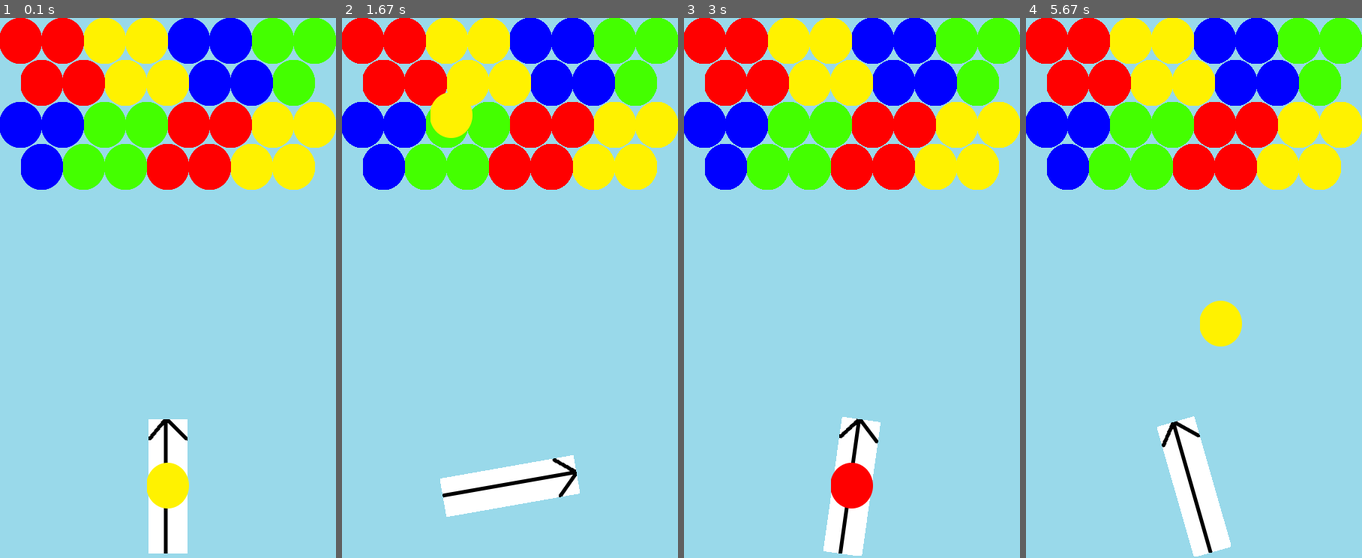
Above: before the commit, frames 1-4 (left to right).
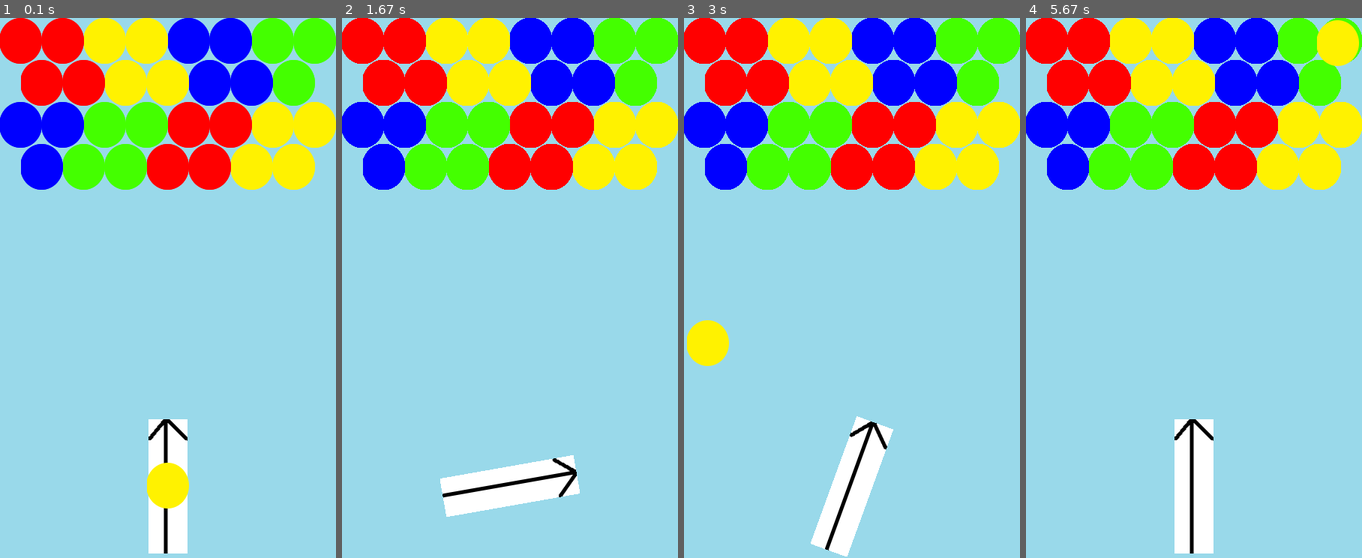
Above: after the commit, the same moments.

Repository: baehunsang/Python_ex
Game: pygame game, started from pygame/frame.py
Same seed, same stepped clock (60 frames per second), same inputs: the game is played once before the commit and once after it.
Inputs:
- Up to frame 1 (0.1 s): no input
- Up to frame 2 (1.67 s): tap Space at 0.33, 0.73, 1.03, 1.23, 1.53 s; hold Right 0.67-1.13 s; hold Right 1.17-1.63 s
- Up to frame 3 (3 s): hold Left 1.67-2.2 s; tap Space at 1.73, 2.03, 2.3, 2.6, 2.73 s; hold Left 2.23-2.63 s; hold Right from 2.67 s (still down)
- Up to frame 4 (5.67 s): tap Space at 3.03, 3.4, 3.7, 3.9, 4.2, 4.4, 4.7, 4.9, 5.2, 5.47 s; release Right at 3.3 s; hold Left 3.33-3.8 s; hold Right 3.83-4.3 s; hold Right 4.33-4.8 s; hold Left 4.83-5.37 s; hold Left from 5.4 s (still down)

The runs differ from the first frame. In frame 1, 0.9% of the frame differs, in the area x 0-100%, y 0-32%; in frame 2, 0.8%; in frame 3, 3.3%; in frame 4, 3.7%, in the area x 39-100%, y 0-100%.

Commit message:
11. Modify movement with frame rate

Diff:
--- a/pygame/frame.py
+++ b/pygame/frame.py
@@ -9,11 +9,12 @@
 BUBBLE_HEIGHT = 62
 SCREEN_WIDTH = 448
 SCREEN_HEIGHT = 720
-ANGLE_SPEED = 2.0
+ANGLE_SPEED = 0.1
 MAX_RIGHT_ANGLE = 10
 MAX_LEFT_ANGLE = 170
 POINTER_POSITION = (SCREEN_WIDTH // 2, 624)
-BUBBLE_SPEED = 18
+BUBBLE_SPEED = 0.5
+FPS = 30
 RED = 0
 YELLOW = 1
 BLUE = 2
@@ -91,8 +92,8 @@
     def stop_right_direction(self):
         self.right_difference_of_angle = 0
 
-    def rotate(self):
-        self.angle = self.angle + self.right_difference_of_angle + self.left_difference_of_angle
+    def rotate(self, df):
+        self.angle = self.angle + (self.right_difference_of_angle + self.left_difference_of_angle) * df
         if self.angle <= MAX_RIGHT_ANGLE:
             self.angle = MAX_RIGHT_ANGLE
 
@@ -121,12 +122,12 @@
         self.angle = angle
         self.rad_angle = math.radians(self.angle)
 
-    def move(self):
+    def move(self, df):
         difference_x = BUBBLE_SPEED * math.cos(self.rad_angle)
         difference_y = -BUBBLE_SPEED * math.sin(self.rad_angle)
 
-        self.rect.x += difference_x
-        self.rect.y += difference_y
+        self.rect.x += difference_x * df
+        self.rect.y += difference_y * df
 
         if self.rect.left < 0 or self.rect.right > SCREEN_WIDTH:
             self.set_angle(180 - self.angle)
@@ -236,7 +237,7 @@
     def set_game_loop(self):
         self.map.setup()
         while self.running:
-            self.set_frame_rate()
+            self.df = self.set_frame_rate()
 
             self.revolve_bubble()
 
@@ -253,8 +254,8 @@
             pygame.display.update()
 
     def set_frame_rate(self):
-        frame_rate = 60
-        self.clock.tick(frame_rate)
+        frame_rate = FPS
+        return self.clock.tick(frame_rate)
 
     def revolve_bubble(self):
         if not self.current_bubble:
@@ -266,13 +267,13 @@
         self.bubbles.get_bubble_group().draw(self.screen)
 
     def draw_pointer(self):
-        self.pointer.rotate()
+        self.pointer.rotate(self.df)
         self.pointer.draw(self.screen)
 
     def draw_current_bubble(self):
         if self.current_bubble:
                 if self.fire:
-                    self.current_bubble.move()
+                    self.current_bubble.move(self.df)
                 self.current_bubble.draw(self.screen)
 
     def delete_current_bubble(self):
